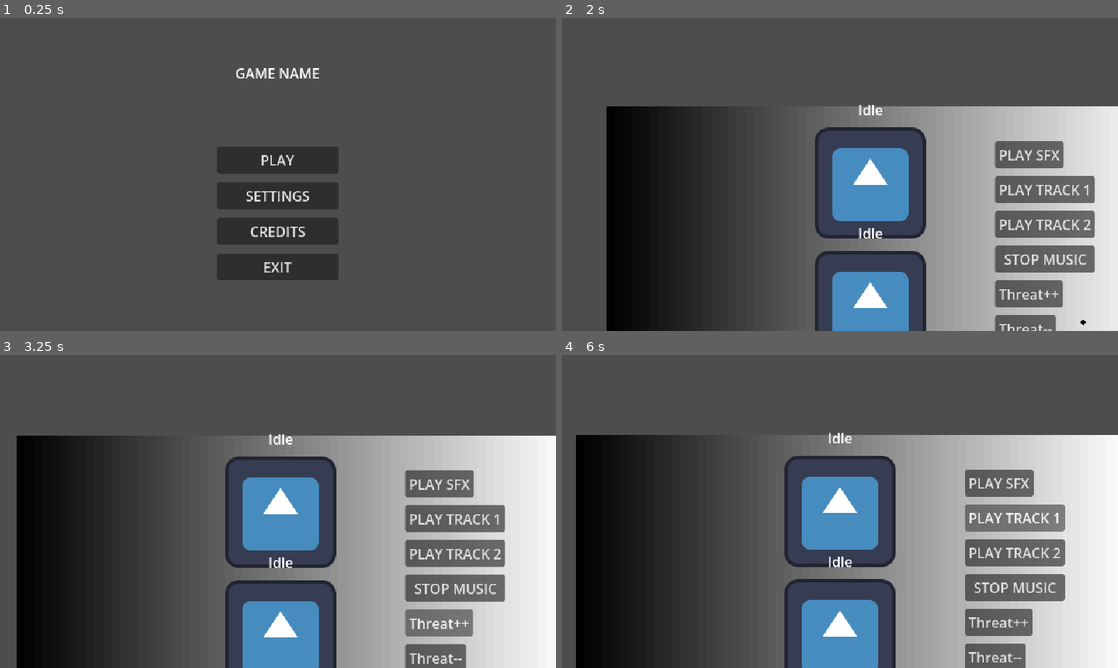
Above: before the commit, frames 1-4 (two rows, left to right).
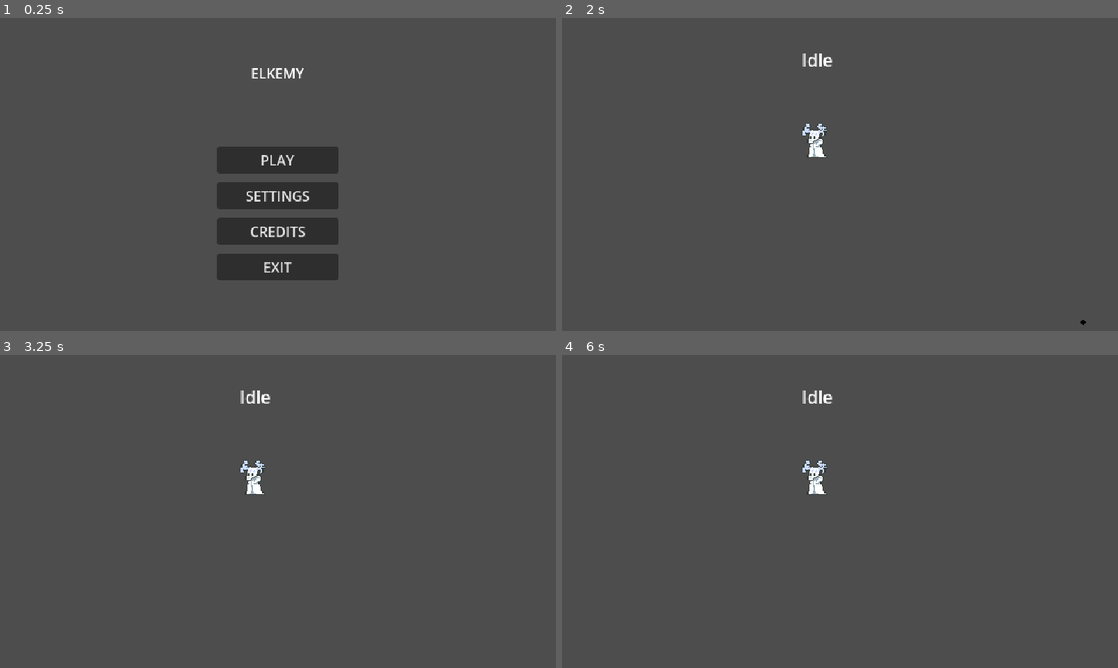
Above: after the commit, the same moments.

Repository: PoorCoconut/Elkemist
Game: Godot game, scene res://game_scenes/menus/MainMenu/main_menu.tscn
The game is run twice, just before and just after one commit, with the same random seed, the same clock (stepped at 60 frames per second) and the same inputs. The engine's default icon, where the game draws it, is replaced by a stand-in: a white triangle on a blue panel in a dark square. Sound files missing from this copy of the repository are replaced by a short silence.
Inputs (mouse positions are in pixels of both pictures, inside the frame that each line leads up to):
- Up to frame 1 (0.25 s): no input
- Up to frame 2 (2 s): click "PLAY" at 0.5 s; click "PLAY" at 1.25 s
- Up to frame 3 (3.25 s): click (483, 596) at 2 s, where only the run before the commit has a clickable "STOP MUSIC"; click (467, 630) at 2.75 s, where only the run before the commit has a clickable "Threat++"
- Up to frame 4 (6 s): click (995, 658) at 3.5 s, where only the run before the commit has a clickable "Threat--"; click (1001, 483) at 4.25 s, where only the run before the commit has a clickable "PLAY SFX"; click (1001, 483) at 5 s, where only the run before the commit has a clickable "PLAY SFX"; click (1012, 517) at 5.75 s, where only the run before the commit has a clickable "PLAY TRACK 1"

The runs differ from the first frame. In frame 1, 0.3% of the frame differs, in the area x 42-58%, y 16-20%; in frame 2, 43%; in frame 3, 50%; in frame 4, 50%, in the area x 2-100%, y 11-100%.

Commit message:
restructure

Diff:
--- a/actors/player/baseplayer.tscn
+++ b/actors/player/baseplayer.tscn
@@ -1,18 +1,16 @@
 [gd_scene format=3 uid="uid://b3vev5pcqxupu"]
 
 [ext_resource type="Script" uid="uid://bip5hhxeryemi" path="res://actors/player/player.gd" id="1_5t8hc"]
-[ext_resource type="Texture2D" uid="uid://cdq1w16bsklp2" path="res://icon.svg" id="2_xboos"]
 [ext_resource type="PackedScene" uid="uid://c58coiv6jurie" path="res://systems/Hitbox and Hurtbox Components/hitbox_component.tscn" id="2_xpno6"]
 [ext_resource type="PackedScene" uid="uid://p3eg848tu85" path="res://systems/Hitbox and Hurtbox Components/hurtbox_component.tscn" id="3_xboos"]
 
 [sub_resource type="CircleShape2D" id="CircleShape2D_xboos"]
-radius = 56.0
+radius = 6.0
 
 [node name="BasePlayer" type="CharacterBody2D" unique_id=240714517 groups=["player"]]
 script = ExtResource("1_5t8hc")
 
-[node name="Sprite" type="Sprite2D" parent="." unique_id=1965004166]
-texture = ExtResource("2_xboos")
+[node name="Sprite" type="AnimatedSprite2D" parent="." unique_id=86260587]
 
 [node name="Collision" type="CollisionShape2D" parent="." unique_id=438437244]
 shape = SubResource("CircleShape2D_xboos")
--- a/actors/player/platformer_player.gd
+++ /dev/null
@@ -1,10 +0,0 @@
-extends Player
-class_name PlayerPlatformer
-
-@export var JUMP_VELOCITY : float = -200
-@export var GRAVITY : float = 300
-
-func _physics_process(delta: float) -> void:
-	if not is_on_floor():
-		velocity.y += GRAVITY * delta
-	move_and_slide()
--- a/actors/player/platformer_player.tscn
+++ /dev/null
@@ -1,37 +0,0 @@
-[gd_scene format=3 uid="uid://begvhj5jhxtcv"]
-
-[ext_resource type="PackedScene" uid="uid://b3vev5pcqxupu" path="res://actors/player/baseplayer.tscn" id="1_4ujs0"]
-[ext_resource type="Script" uid="uid://bhxjxgka2uddu" path="res://systems/FSM/FSM.gd" id="2_vknxo"]
-[ext_resource type="Script" uid="uid://b5sccawimxmbv" path="res://actors/player/platformer_player.gd" id="2_xdu1m"]
-[ext_resource type="Script" uid="uid://bw3f8fhya63os" path="res://actors/player/PlayerFSM/Platformer/state_idle.gd" id="3_okyr1"]
-[ext_resource type="Script" uid="uid://rhklidk30f87" path="res://actors/player/PlayerFSM/Platformer/state_run.gd" id="4_t1u4a"]
-[ext_resource type="Script" uid="uid://dnskee7jg3wju" path="res://actors/player/PlayerFSM/Platformer/state_jump.gd" id="5_xdu1m"]
-[ext_resource type="Script" uid="uid://d1inlq8deaqoy" path="res://actors/player/PlayerFSM/Platformer/state_fall.gd" id="6_7x6a1"]
-
-[node name="PlatformerPlayer" unique_id=240714517 instance=ExtResource("1_4ujs0")]
-script = ExtResource("2_xdu1m")
-JUMP_VELOCITY = -200.0
-GRAVITY = 300.0
-
-[node name="DebugStateLabel" parent="." index="2" unique_id=1664998739]
-unique_name_in_owner = true
-
-[node name="FSM" type="Node" parent="." index="5" unique_id=1532451523 node_paths=PackedStringArray("initial_state")]
-script = ExtResource("2_vknxo")
-initial_state = NodePath("Idle")
-
-[node name="Idle" type="Node" parent="FSM" index="0" unique_id=1703411358 node_paths=PackedStringArray("PLAYER")]
-script = ExtResource("3_okyr1")
-PLAYER = NodePath("../..")
-
-[node name="Run" type="Node" parent="FSM" index="1" unique_id=1530896622 node_paths=PackedStringArray("PLAYER")]
-script = ExtResource("4_t1u4a")
-PLAYER = NodePath("../..")
-
-[node name="Jump" type="Node" parent="FSM" index="2" unique_id=182970554 node_paths=PackedStringArray("PLAYER")]
-script = ExtResource("5_xdu1m")
-PLAYER = NodePath("../..")
-
-[node name="Fall" type="Node" parent="FSM" index="3" unique_id=1940273507 node_paths=PackedStringArray("PLAYER")]
-script = ExtResource("6_7x6a1")
-PLAYER = NodePath("../..")
--- a/actors/player/top_down_player.tscn
+++ b/actors/player/top_down_player.tscn
@@ -3,11 +3,33 @@
 [ext_resource type="PackedScene" uid="uid://b3vev5pcqxupu" path="res://actors/player/baseplayer.tscn" id="1_wdfuy"]
 [ext_resource type="Script" uid="uid://bhxjxgka2uddu" path="res://systems/FSM/FSM.gd" id="2_tbogj"]
 [ext_resource type="Script" uid="uid://bnjbtr6imgm3d" path="res://actors/player/top_down_player.gd" id="2_xeelx"]
+[ext_resource type="Texture2D" uid="uid://du8fhuo16kxib" path="res://actors/player/player.png" id="3_2ustd"]
 [ext_resource type="Script" uid="uid://qri00n31jglx" path="res://actors/player/PlayerFSM/TopDown/state_idle.gd" id="3_snjlb"]
 [ext_resource type="Script" uid="uid://b1ci27y347n1w" path="res://actors/player/PlayerFSM/TopDown/state_run.gd" id="4_la8er"]
 
+[sub_resource type="AtlasTexture" id="AtlasTexture_28xrf"]
+atlas = ExtResource("3_2ustd")
+region = Rect2(0, 0, 32, 32)
+
+[sub_resource type="SpriteFrames" id="SpriteFrames_dgs04"]
+animations = [{
+"frames": [{
+"duration": 1.0,
+"texture": SubResource("AtlasTexture_28xrf")
+}],
+"loop": true,
+"name": &"default",
+"speed": 5.0
+}]
+
 [node name="TopDownPlayer" unique_id=240714517 instance=ExtResource("1_wdfuy")]
 script = ExtResource("2_xeelx")
+MAX_SPEED = 70.0
+FRICTION = 600.0
+
+[node name="Sprite" parent="." index="0" unique_id=86260587]
+sprite_frames = SubResource("SpriteFrames_dgs04")
+offset = Vector2(0, -10)
 
 [node name="DebugStateLabel" parent="." index="2" unique_id=1664998739]
 unique_name_in_owner = true
--- a/game_scenes/menus/MainMenu/main_menu.tscn
+++ b/game_scenes/menus/MainMenu/main_menu.tscn
@@ -22,7 +22,7 @@
 grow_horizontal = 2
 grow_vertical = 2
 script = ExtResource("1_h6sl1")
-next_level_path = "uid://cbh3de4aa1ibn"
+next_level_path = "uid://cjn4eyn404pkf"
 
 [node name="TextureRect" type="TextureRect" parent="." unique_id=29496978]
 layout_mode = 1
@@ -39,7 +39,7 @@
 offset_bottom = 128.0
 grow_horizontal = 2
 bbcode_enabled = true
-text = "GAME NAME"
+text = "ELKEMY"
 fit_content = true
 horizontal_alignment = 1
 vertical_alignment = 1
--- /dev/null
+++ b/game_scenes/worlds/world_main.tscn
@@ -0,0 +1,14 @@
+[gd_scene format=3 uid="uid://cjn4eyn404pkf"]
+
+[ext_resource type="PackedScene" uid="uid://b3fobc4mms4jw" path="res://systems/World Camera Component/world_camera_component.tscn" id="1_kysyl"]
+[ext_resource type="PackedScene" uid="uid://be8jw63t68sxd" path="res://actors/player/top_down_player.tscn" id="2_7wjcy"]
+
+[node name="WorldMain" type="Node2D" unique_id=1840048048]
+
+[node name="WorldCameraComponent" parent="." unique_id=1725945058 instance=ExtResource("1_kysyl")]
+zoom = Vector2(1.25, 1.25)
+camera_mode = 0
+following = false
+
+[node name="TopDownPlayer" parent="." unique_id=240714517 instance=ExtResource("2_7wjcy")]
+position = Vector2(235, 123)
--- a/game_scenes/worlds/world_test.gd
+++ /dev/null
@@ -1,43 +0,0 @@
-extends Node2D
-
-
-func _on_play_sfx_pressed() -> void:
-	SoundBank.play_sfx("test_sfx", Vector2i(79, 31))
-	print("playing sfx")
-	pass # Replace with function body.
-
-
-func _on_play_music_1_pressed() -> void:
-	MusicManager.change_music("music1", 0.5)
-	print("playing music1")
-	pass # Replace with function body.
-
-
-func _on_play_music_2_pressed() -> void:
-	MusicManager.change_music("music2", 0.5)
-	print("playing music2")
-	pass # Replace with function body.
-
-
-func _on_stop_music_pressed() -> void:
-	MusicManager.stop_music()
-	print("music stopped")
-	pass # Replace with function body.
-
-func _on_threat_increase_pressed() -> void:
-	if MusicManager.current_intensity <= 1.0:
-		if MusicManager.current_intensity == 1.0: #You don't really need this check since MusicManager.set_intensity() already handles it
-			print("Music Manager's intensity is already max ", MusicManager.current_intensity)
-			return
-		MusicManager.set_intensity(MusicManager.current_intensity + 0.1, 0.5)
-		print("intensity increased ", MusicManager.current_intensity)
-	pass # Replace with function body.
-
-func _on_threat_decrease_pressed() -> void:
-	if MusicManager.current_intensity >= 0.0:
-		if MusicManager.current_intensity == 0.0:
-			print("Music Manager's intensity is already minimum ", MusicManager.current_intensity)
-			return
-		MusicManager.set_intensity(MusicManager.current_intensity - 0.1, 0.5)
-		print("intensity decreased ", MusicManager.current_intensity)
-	pass # Replace with function body.
--- a/game_scenes/worlds/world_test.tscn
+++ /dev/null
@@ -1,104 +0,0 @@
-[gd_scene format=3 uid="uid://cbh3de4aa1ibn"]
-
-[ext_resource type="PackedScene" uid="uid://b3fobc4mms4jw" path="res://systems/World Camera Component/world_camera_component.tscn" id="1_dll30"]
-[ext_resource type="Script" uid="uid://xlf878422jy3" path="res://game_scenes/worlds/world_test.gd" id="1_oaopk"]
-[ext_resource type="PackedScene" uid="uid://be8jw63t68sxd" path="res://actors/player/top_down_player.tscn" id="2_45fix"]
-[ext_resource type="PackedScene" uid="uid://bkrih4wj555nw" path="res://systems/Pause Menu Component/pause_menu_component.tscn" id="3_45fix"]
-[ext_resource type="PackedScene" uid="uid://begvhj5jhxtcv" path="res://actors/player/platformer_player.tscn" id="3_hal7r"]
-[ext_resource type="PackedScene" uid="uid://b5kib01h7s7am" path="res://systems/Camera Limit Zone Component/camera_limit_zone_component.tscn" id="6_1jghj"]
-
-[sub_resource type="Gradient" id="Gradient_dll30"]
-
-[sub_resource type="GradientTexture2D" id="GradientTexture2D_45fix"]
-gradient = SubResource("Gradient_dll30")
-
-[sub_resource type="RectangleShape2D" id="RectangleShape2D_6uina"]
-size = Vector2(1120, 568)
-
-[sub_resource type="RectangleShape2D" id="RectangleShape2D_45fix"]
-size = Vector2(896, 20)
-
-[node name="World_Test" type="Node2D" unique_id=439317118]
-script = ExtResource("1_oaopk")
-
-[node name="ColorRect" type="TextureRect" parent="." unique_id=1549340953]
-offset_right = 640.0
-offset_bottom = 360.0
-texture = SubResource("GradientTexture2D_45fix")
-
-[node name="WorldCameraComponent" parent="." unique_id=1725945058 node_paths=PackedStringArray("target") instance=ExtResource("1_dll30")]
-position_smoothing_enabled = true
-target = NodePath("../TopDownPlayer")
-
-[node name="PauseMenuComponent" parent="." unique_id=547681459 instance=ExtResource("3_45fix")]
-visible = false
-menu_path = "uid://camlgx74mlna4"
-
-[node name="CameraLimitZoneComponent" parent="." unique_id=276472449 instance=ExtResource("6_1jghj")]
-
-[node name="CollisionShape2D" parent="CameraLimitZoneComponent" index="0" unique_id=282465000]
-position = Vector2(312, 12)
-shape = SubResource("RectangleShape2D_6uina")
-
-[node name="RigidBody2D" type="StaticBody2D" parent="." unique_id=900510609]
-position = Vector2(320, 296)
-
-[node name="CollisionShape2D" type="CollisionShape2D" parent="RigidBody2D" unique_id=1136401015]
-shape = SubResource("RectangleShape2D_45fix")
-
-[node name="PlaySfx" type="Button" parent="." unique_id=1849680328]
-offset_left = 448.0
-offset_top = 40.0
-offset_right = 527.0
-offset_bottom = 71.0
-text = "PLAY SFX"
-
-[node name="PlayMusic1" type="Button" parent="." unique_id=1898493460]
-offset_left = 448.0
-offset_top = 80.0
-offset_right = 563.0
-offset_bottom = 111.0
-text = "PLAY TRACK 1"
-
-[node name="PlayMusic2" type="Button" parent="." unique_id=1374980880]
-offset_left = 448.0
-offset_top = 120.0
-offset_right = 563.0
-offset_bottom = 151.0
-text = "PLAY TRACK 2"
-
-[node name="StopMusic" type="Button" parent="." unique_id=2122270684]
-offset_left = 448.0
-offset_top = 160.0
-offset_right = 563.0
-offset_bottom = 191.0
-text = "STOP MUSIC"
-
-[node name="ThreatIncrease" type="Button" parent="." unique_id=1888386047]
-offset_left = 448.0
-offset_top = 200.0
-offset_right = 526.0
-offset_bottom = 231.0
-text = "Threat++"
-
-[node name="ThreatDecrease" type="Button" parent="." unique_id=2120408374]
-offset_left = 448.0
-offset_top = 240.0
-offset_right = 518.0
-offset_bottom = 271.0
-text = "Threat--"
-
-[node name="TopDownPlayer" parent="." unique_id=1775689760 instance=ExtResource("2_45fix")]
-position = Vector2(304, 88)
-
-[node name="PlatformerPlayer" parent="." unique_id=240714517 instance=ExtResource("3_hal7r")]
-position = Vector2(304, 224)
-
-[connection signal="pressed" from="PlaySfx" to="." method="_on_play_sfx_pressed"]
-[connection signal="pressed" from="PlayMusic1" to="." method="_on_play_music_1_pressed"]
-[connection signal="pressed" from="PlayMusic2" to="." method="_on_play_music_2_pressed"]
-[connection signal="pressed" from="StopMusic" to="." method="_on_stop_music_pressed"]
-[connection signal="pressed" from="ThreatIncrease" to="." method="_on_threat_increase_pressed"]
-[connection signal="pressed" from="ThreatDecrease" to="." method="_on_threat_decrease_pressed"]
-
-[editable path="CameraLimitZoneComponent"]
Not shown, removed: actors/player/platformer_player.gd.uid
Binary file added: actors/player/player.png
Not shown, added: actors/player/player.png.import
Not shown, removed: game_scenes/worlds/world_test.gd.uid
Not shown: 1 places in globals/Screen Transition/screen_transition.tscn that only renumber resources
